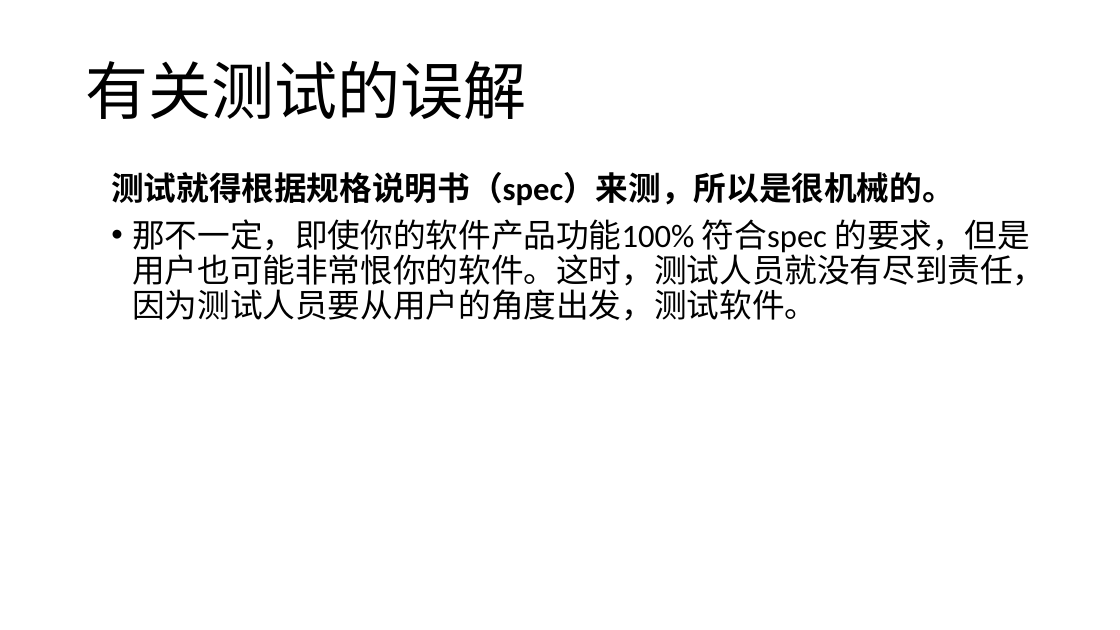
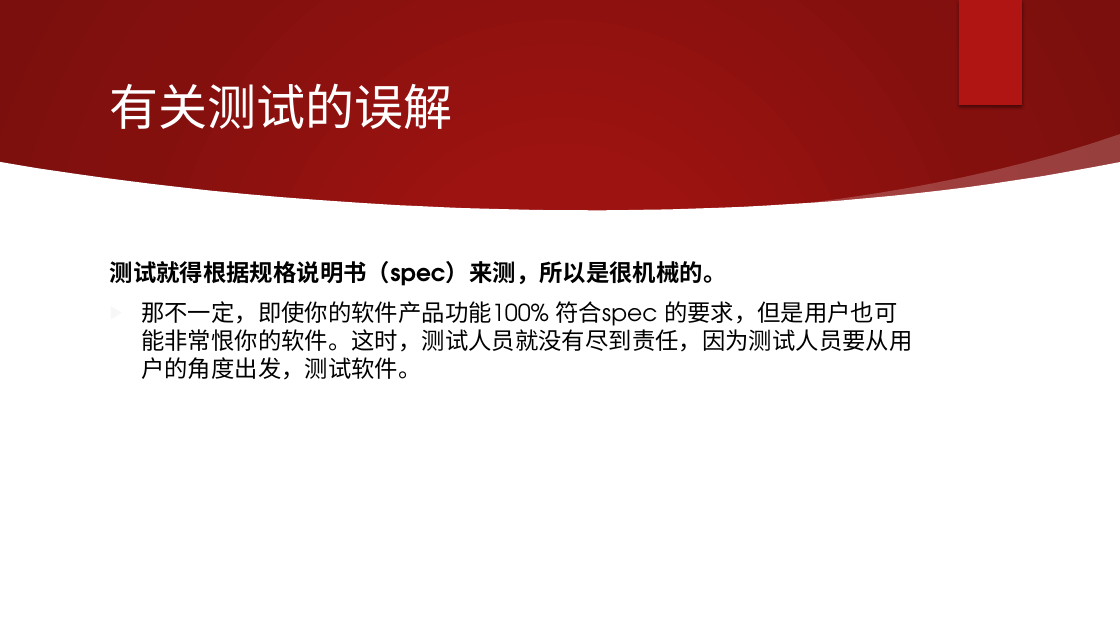
Before and after one commit to xinase/ASE, a slide deck: slide 13 of chapter13/ASE_13_Testing.pptx. Drawn at 1120x630 pixels with LibreOffice and Linux fonts; fonts in the diff are those of the drawing; background and template pictures are left out. Boxes give left, top, right and bottom in pixels: in the first picture for what was removed or moved away, otherwise in the second. Text is boxed around its words. In the diff, an @@ line names an element or a change of style, - is before the commit and + after.

```diff
--- a/chapter13/ASE_13_Testing.pptx
+++ b/chapter13/ASE_13_Testing.pptx
@@ rectangle added at <box>0,0,1120,630</box>, fill gradient #9D1311 to #84100E to #7B0F0D @@
@@ rectangle added at <box>959,0,1022,105</box>, fill #B01513 @@
@@ title "有关测试的误解": place and size @@
-title "有关测试的误解" at <box>85,61,526,119</box>
+title "有关测试的误解" at <box>110,83,453,129</box>
@@ title "有关测试的误解" at <box>110,83,453,129</box>: size 54 to 42 pt, font Calibri to TeX Gyre Adventor, text colour gradient #FFFFFF to #000000 to #FFFFFF; line spacing 0.9 to 1 @@
@@ freeform shape added at <box>802,134,1120,210</box>, fill #FFFFFF at 20% opacity @@
@@ freeform shape added at <box>0,162,1120,630</box>, fill #FFFFFF @@
@@ ellipse added at <box>791,154,1049,413</box>, fill gradient #F3F3F3 @@
@@ text "测试就得根据规格说明书（spec）来测，所以是很机械的。": place and size @@
-text "测试就得根据规格说明书（spec）来测，所以是很机械的。" at <box>111,172,1045,321</box>
+text "测试就得根据规格说明书（spec）来测，所以是很机械的。" at <box>110,261,912,380</box>
@@ text "测试就得根据规格说明书（spec）来测，所以是很机械的。" at <box>110,261,912,380</box>: size 28 to 20 pt, font Calibri to TeX Gyre Adventor, text colour gradient #FFFFFF to #000000 to #000000; line spacing 0.9 to 1; bullet • to ▶ @@
```
Also in this commit, not shown: 43 other slides changed.
